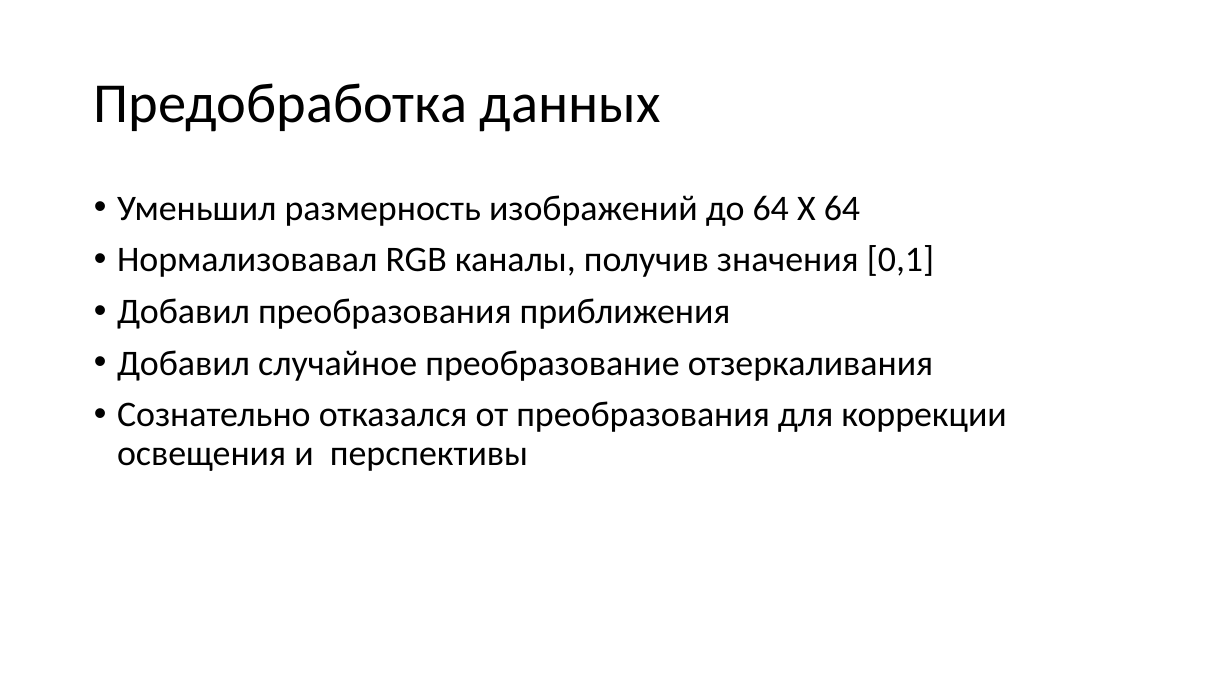
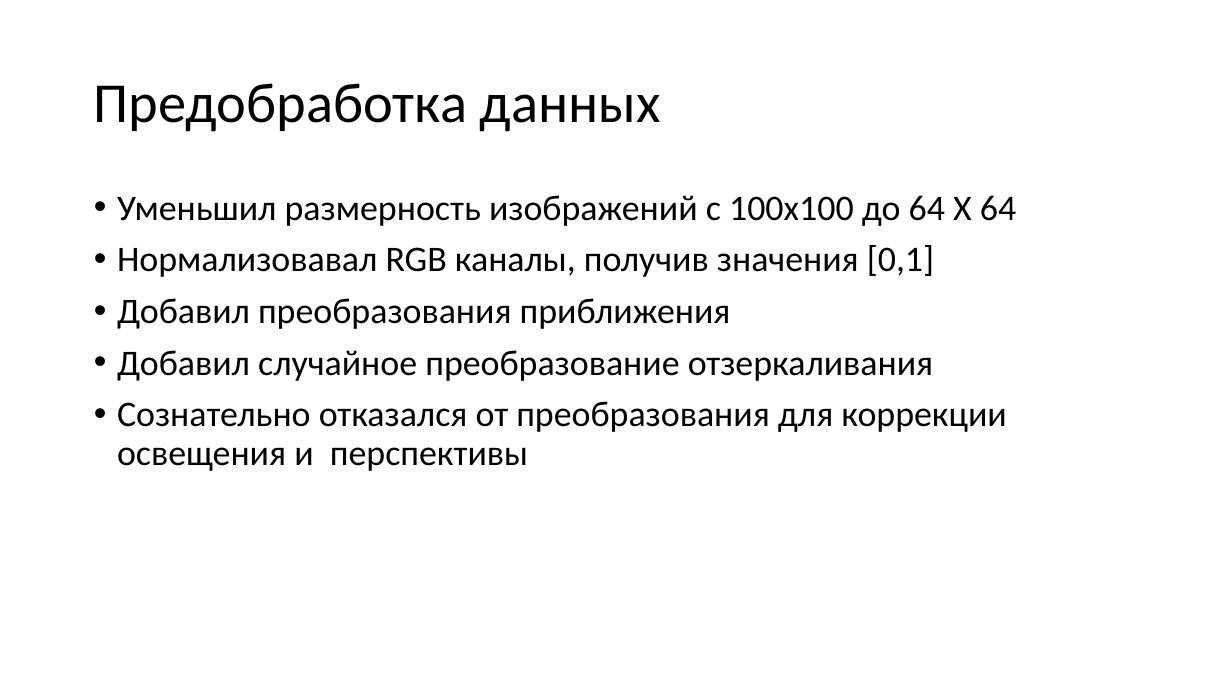
Before and after one commit to d768/ClassyBanana, a slide deck: slide 3 of data/presentation.pptx. Drawn at 1232x693 pixels with LibreOffice and Linux fonts; fonts in the diff are those of the drawing. Boxes give left, top, right and bottom in pixels: in the first picture for what was removed or moved away, otherwise in the second. Text is boxed around its words. In the diff, an @@ line names an element or a change of style, - is before the commit and + after.

```diff
--- a/data/presentation.pptx
+++ b/data/presentation.pptx
@@ text at <box>117,195,1016,226</box>: text changed @@
-• Уменьшил размерность изображений до 64 Х 64
+• Уменьшил размерность изображений с 100х100 до 64 Х 64
```
Also in this commit, not shown: 6 other slides changed, 1 slide removed.
